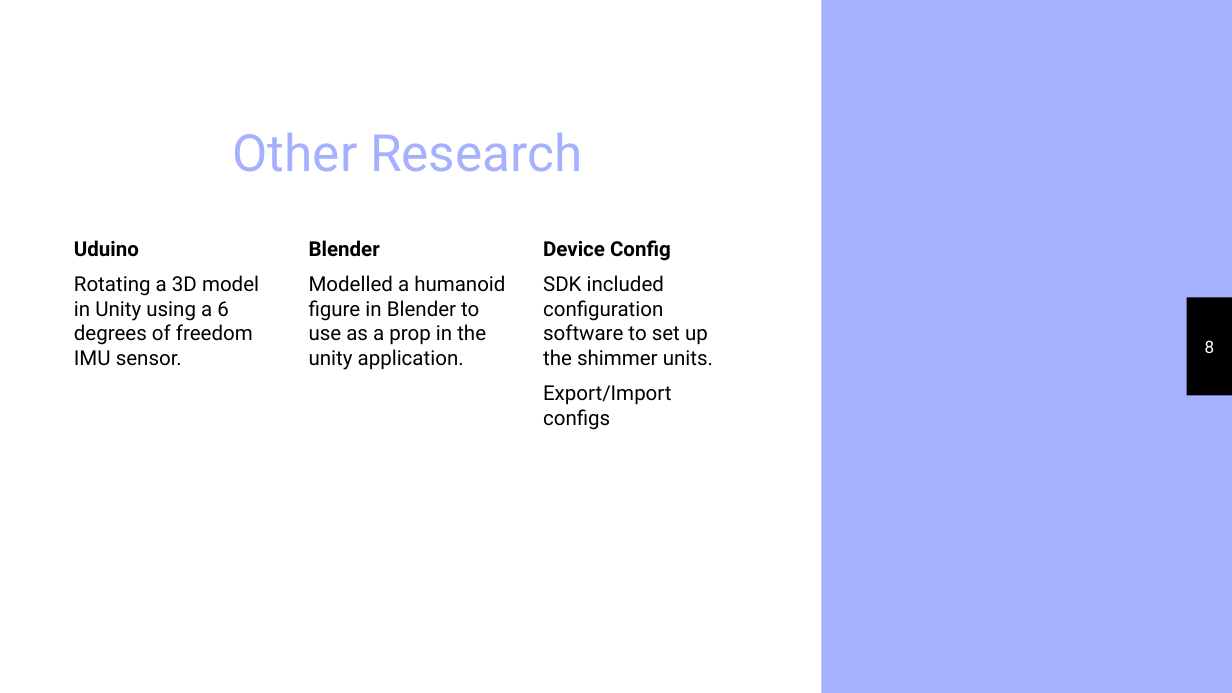
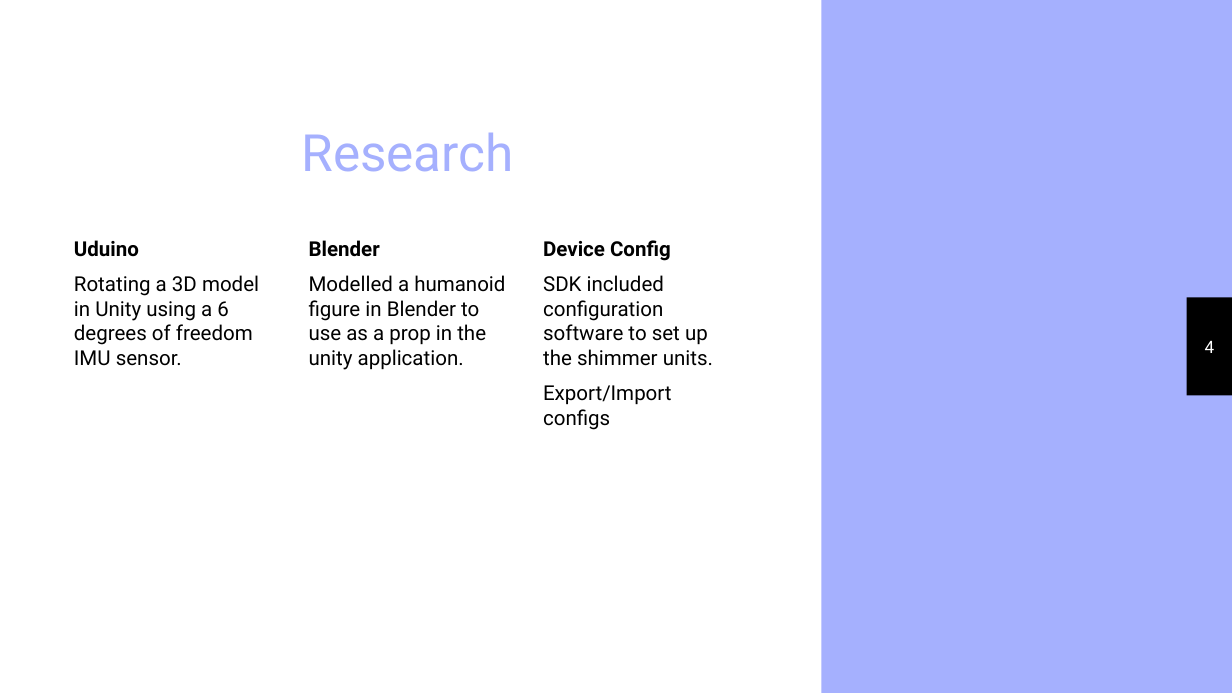
Before and after one commit to SerjiVutinss/Unity_IMU_ImpactAndRotation, a slide deck: slide 4 of SubmissionMaterials/Shimmer Research Presentation.pptx (slide 8 before the commit). Drawn at 1232x693 pixels with LibreOffice and Linux fonts; fonts in the diff are those of the drawing. Boxes give left, top, right and bottom in pixels: in the first picture for what was removed or moved away, otherwise in the second. Text is boxed around its words. In the diff, an @@ line names an element or a change of style, - is before the commit and + after.

```diff
--- a/SubmissionMaterials/Shimmer Research Presentation.pptx
+++ b/SubmissionMaterials/Shimmer Research Presentation.pptx
@@ title at (x1=302, y1=132, x2=514, y2=172): text changed @@
-Other Research
+Research
@@ page number at (x1=1205, y1=340, x2=1215, y2=353): text changed @@
-8
+4
```
Also in this commit, not shown: 2 other slides changed.
